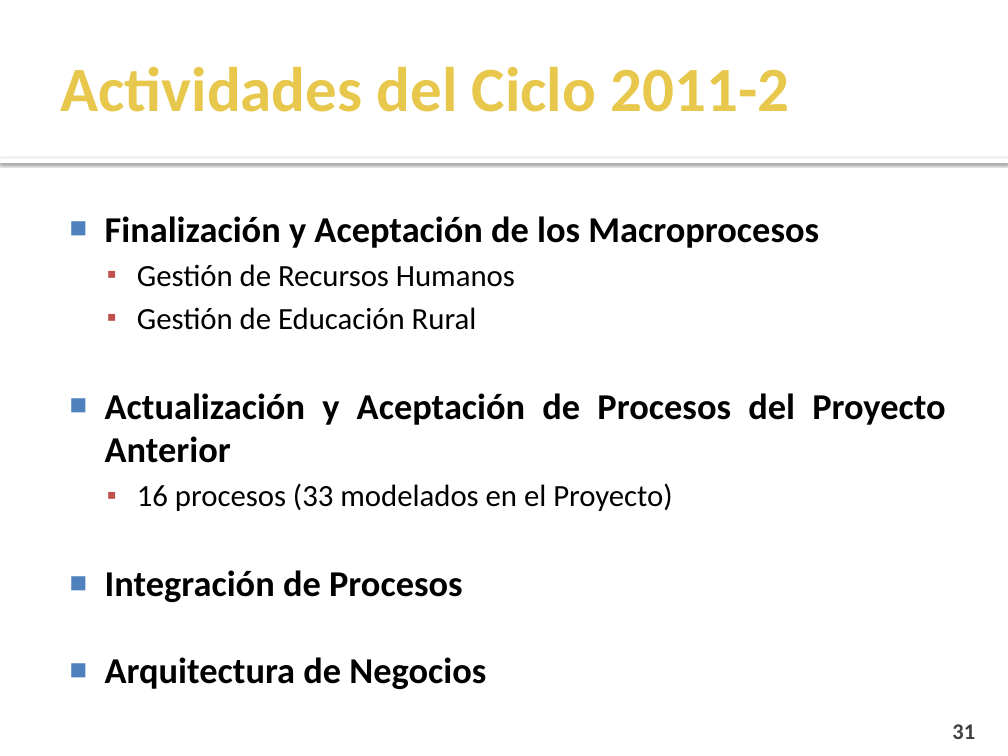
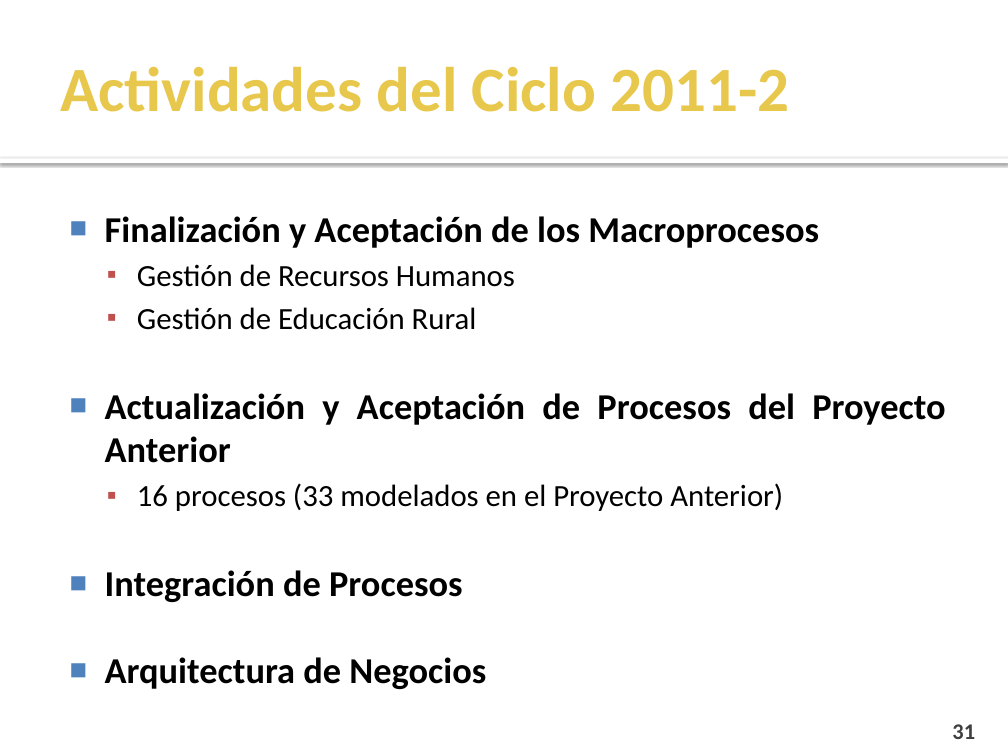
Before and after one commit to cms/proyecto-fya, a slide deck: slide 31 of Presentacion Final Ciclo 2011-1/Presentación Semana 17.pptx. Drawn at 1008x756 pixels with LibreOffice and Linux fonts; fonts in the diff are those of the drawing; background and template pictures are left out. Boxes give left, top, right and bottom in pixels: in the first picture for what was removed or moved away, otherwise in the second. Text is boxed around its words. In the diff, an @@ line names an element or a change of style, - is before the commit and + after.

```diff
--- a/Presentacion Final Ciclo 2011-1/Presentación Semana 17.pptx
+++ b/Presentacion Final Ciclo 2011-1/Presentación Semana 17.pptx
@@ text at (137,483,783,511): text changed @@
-  ▪ 16 procesos (33 modelados en el Proyecto)
+  ▪ 16 procesos (33 modelados en el Proyecto Anterior)
```
Also in this commit, not shown: 6 other slides changed.
